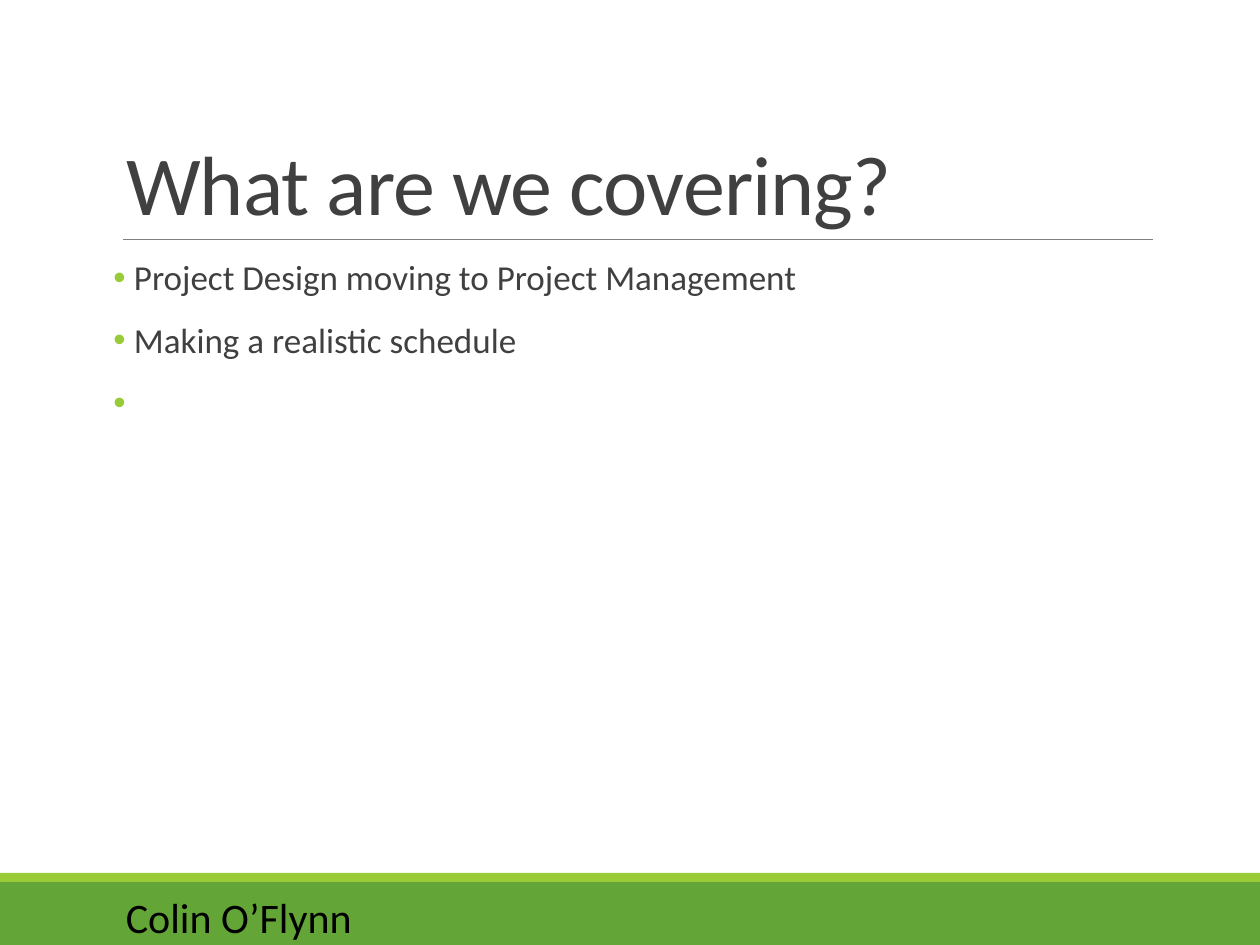
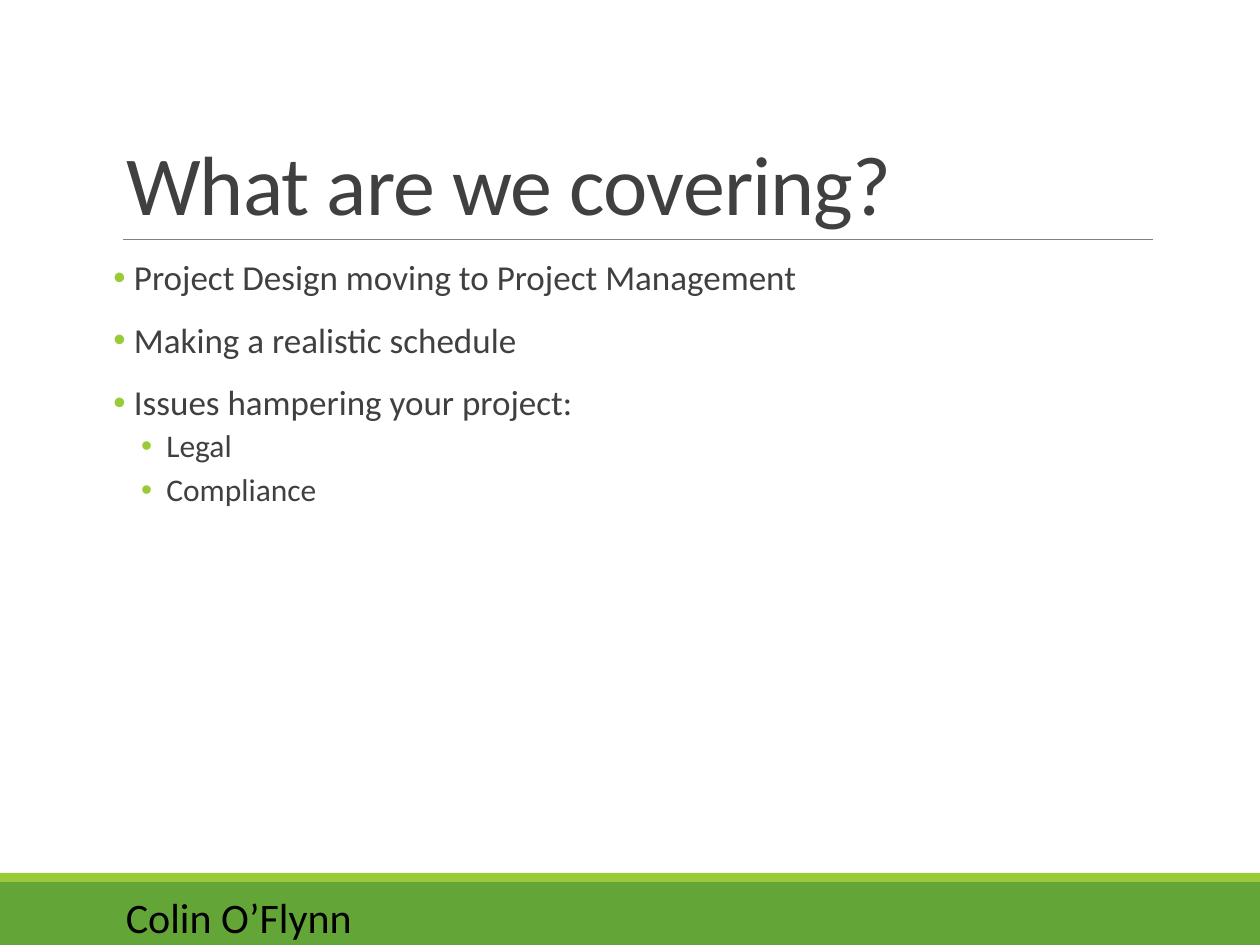
Before and after one commit to colinoflynn/eced3901, a slide deck: slide 2 of 2015/Lectures/ECED 3901 - 03 - Project Managment.pptx. Drawn at 1260x945 pixels with LibreOffice and Linux fonts; fonts in the diff are those of the drawing. Boxes give left, top, right and bottom in pixels: in the first picture for what was removed or moved away, otherwise in the second. Text is boxed around its words. In the diff, an @@ line names an element or a change of style, - is before the commit and + after.

```diff
--- a/2015/Lectures/ECED 3901 - 03 - Project Managment.pptx
+++ b/2015/Lectures/ECED 3901 - 03 - Project Managment.pptx
@@ text at [134, 390, 572, 506]: paragraphs added @@
+• Issues hampering your project:
+  • Legal
+  • Compliance
```
Also in this commit, not shown: 3 other slides changed, 13 slides added, 5 slides removed, 1 other file.
